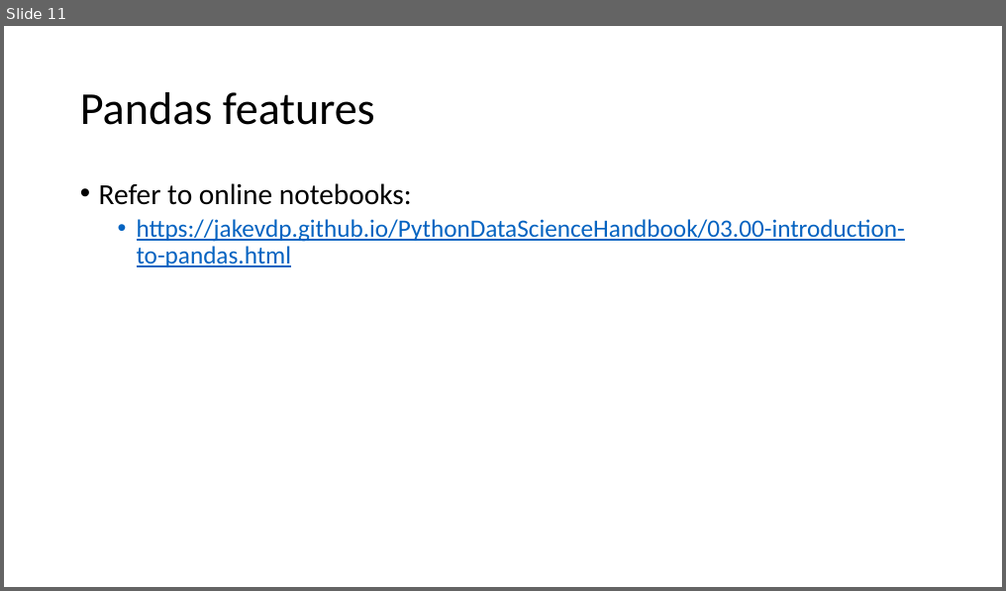
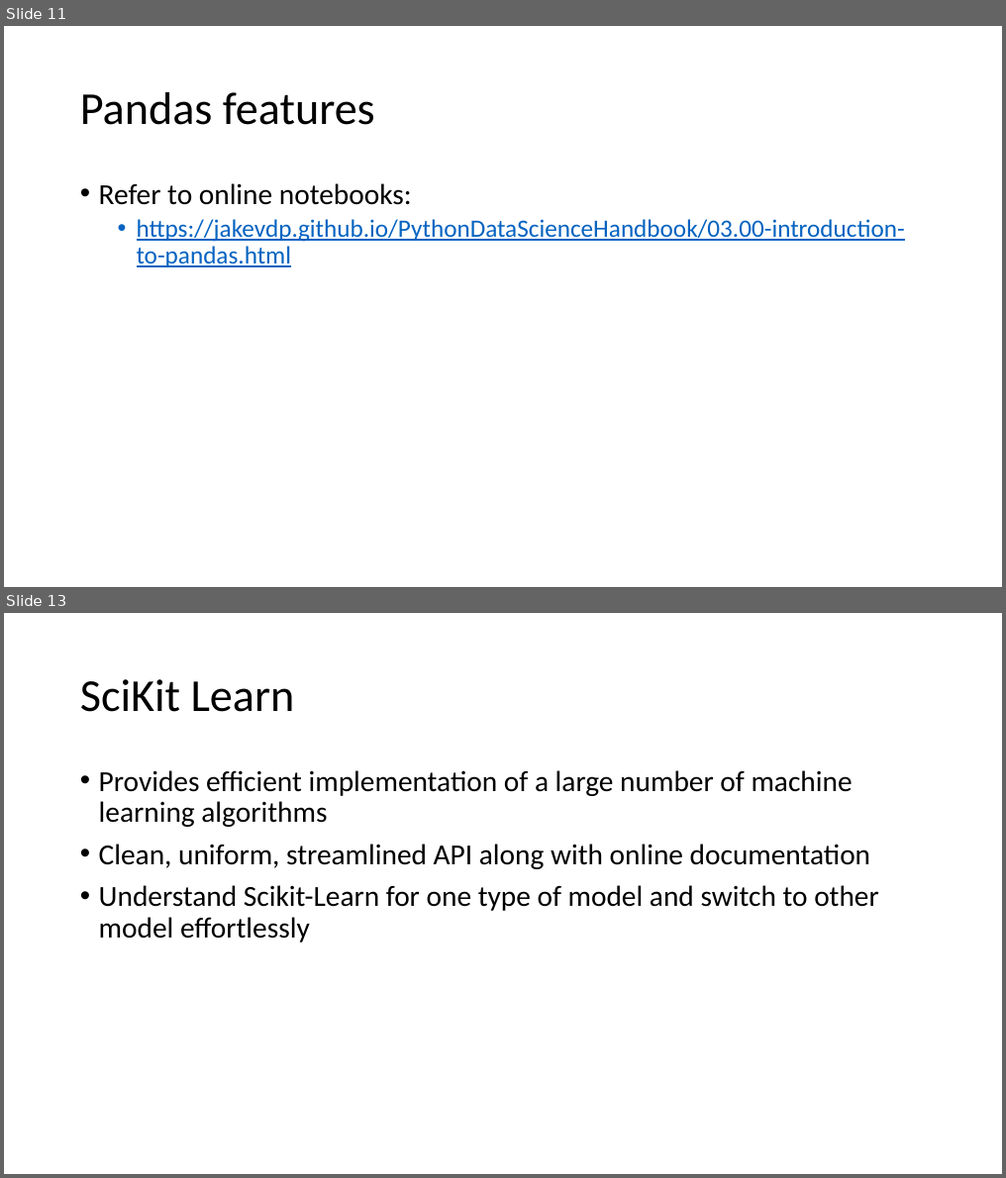
Before and after one commit to ppawar/ppawar.github.io, a slide deck: Spring2020/CSE351-S20/lectures/Python for Data Science - JakeVanderPlas.pptx. Shown one above the other, each under a label of ours: slide 11 before the commit, slides 11 and 13 after it; the slides between them are not shown. The pictures are 1006x591 and 1006x1178 pixels, drawn with LibreOffice and Linux fonts; fonts in the diff are those of the drawing. Boxes give left, top, right and bottom in pixels: in the first picture for what was removed or moved away, otherwise in the second. Text is boxed around its words. In the diff, an @@ line names an element or a change of style, - is before the commit and + after.

```diff
--- a/Spring2020/CSE351-S20/lectures/Python for Data Science - JakeVanderPlas.pptx
+++ b/Spring2020/CSE351-S20/lectures/Python for Data Science - JakeVanderPlas.pptx
@@ slide 13 added at box(4, 613, 1002, 1174), background #FFFFFF @@
@@ title added at box(80, 679, 295, 712), 44 pt, text #000000 @@
+SciKit Learn
@@ text added at box(99, 770, 879, 943), 28 pt, text #000000 @@
+• Provides efficient implementation of a large number of machine learning algorithms
+• Clean, uniform, streamlined API along with online documentation
+• Understand Scikit-Learn for one type of model and switch to other model effortlessly
```
Also in this commit, not shown: 2 other slides added.
